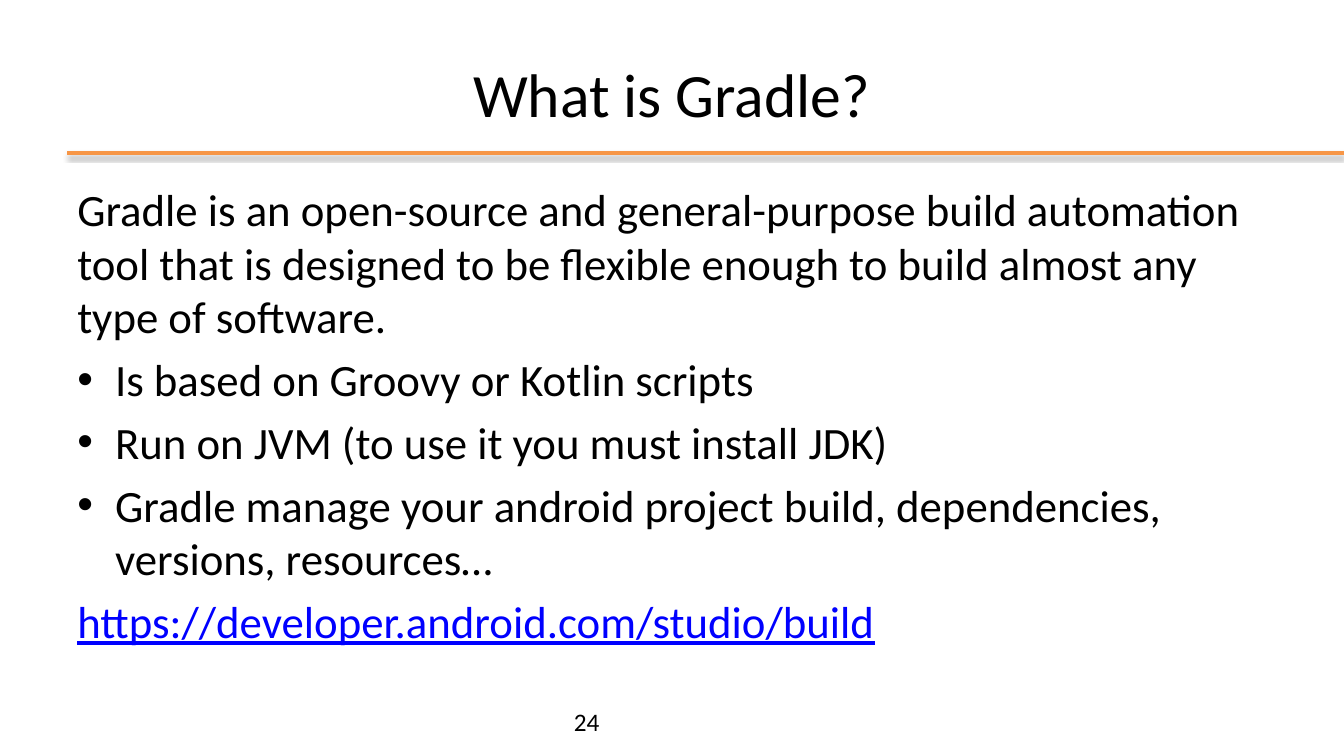
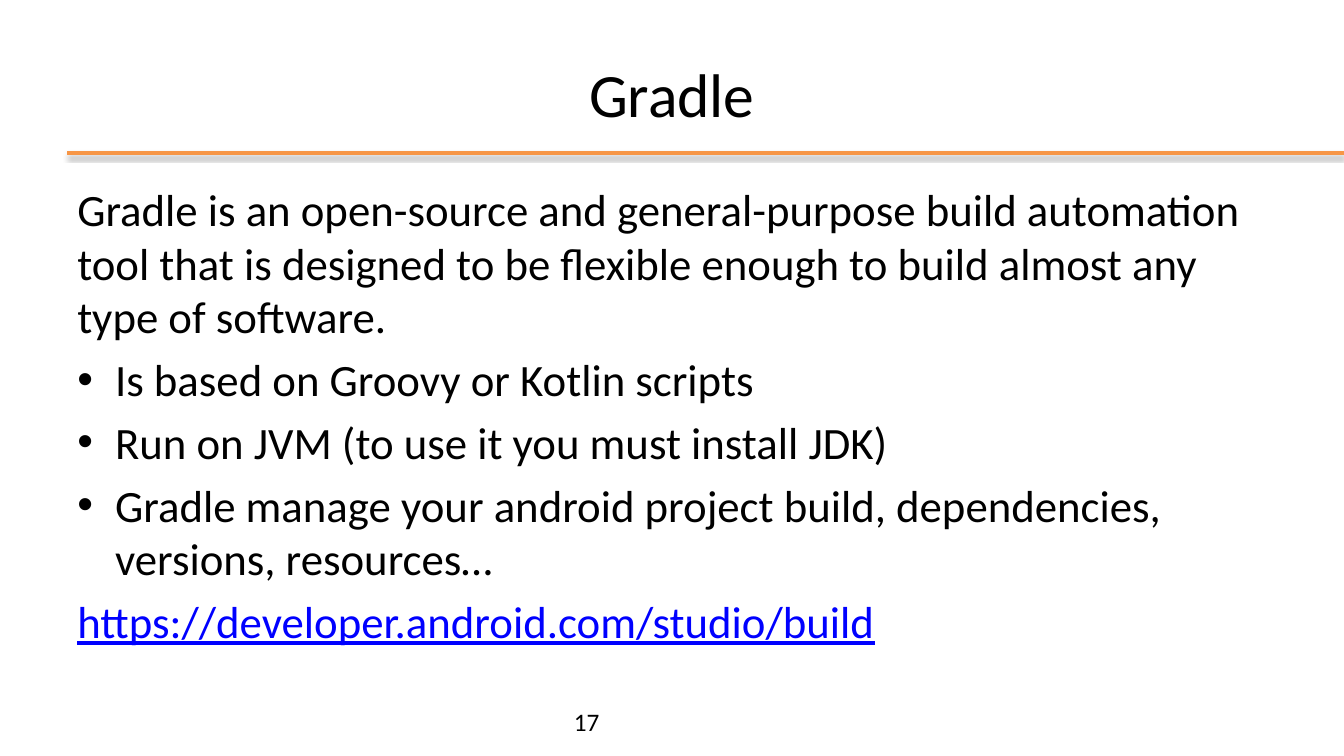
Before and after one commit to kevinmala00/ATTIVITA-PROGETTUALE, a slide deck: slide 17 of slides/02 - Android Studio.pptx (slide 24 before the commit). Drawn at 1344x756 pixels with LibreOffice and Linux fonts; fonts in the diff are those of the drawing; background and template pictures are left out. Boxes give left, top, right and bottom in pixels: in the first picture for what was removed or moved away, otherwise in the second. Text is boxed around its words. In the diff, an @@ line names an element or a change of style, - is before the commit and + after.

```diff
--- a/slides/02 - Android Studio.pptx
+++ b/slides/02 - Android Studio.pptx
@@ title at (589,74,755,118): text changed @@
-What is Gradle?
+Gradle
@@ page number at (574,714,600,731): text changed @@
-24
+17
```
Also in this commit, not shown: 21 other slides changed, 15 slides added, 8 slides removed.
